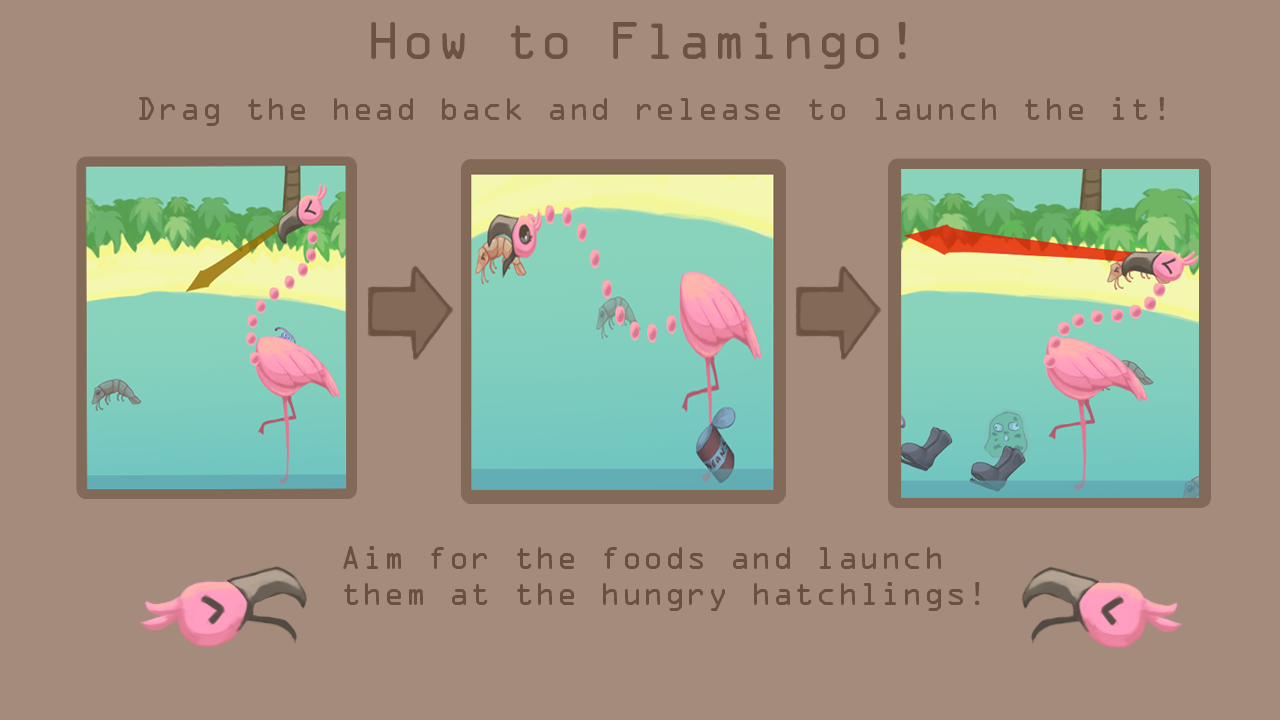
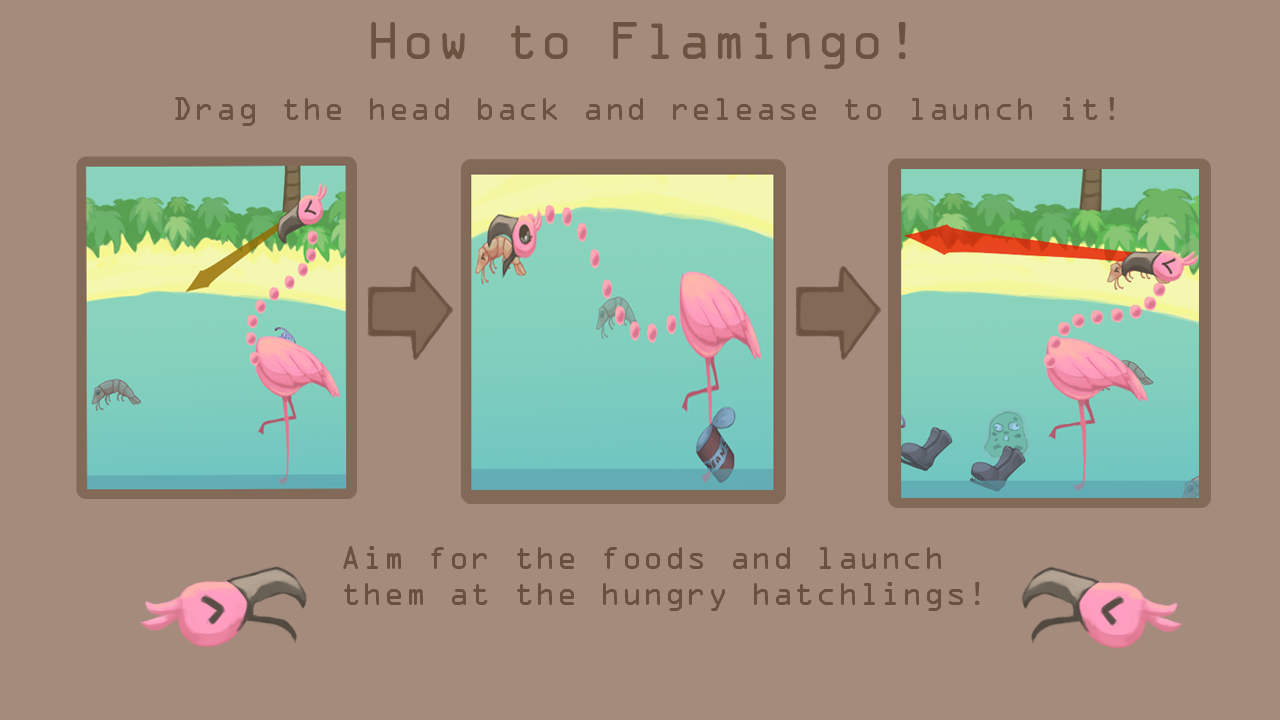
Two versions of the same layered image (1280 x 720). Layer-by-layer changes:
renamed "Drag the head back and release to launch the it!" to "Drag the head back and release to launch it!", painted on it over [139, 97, 1164, 126]
